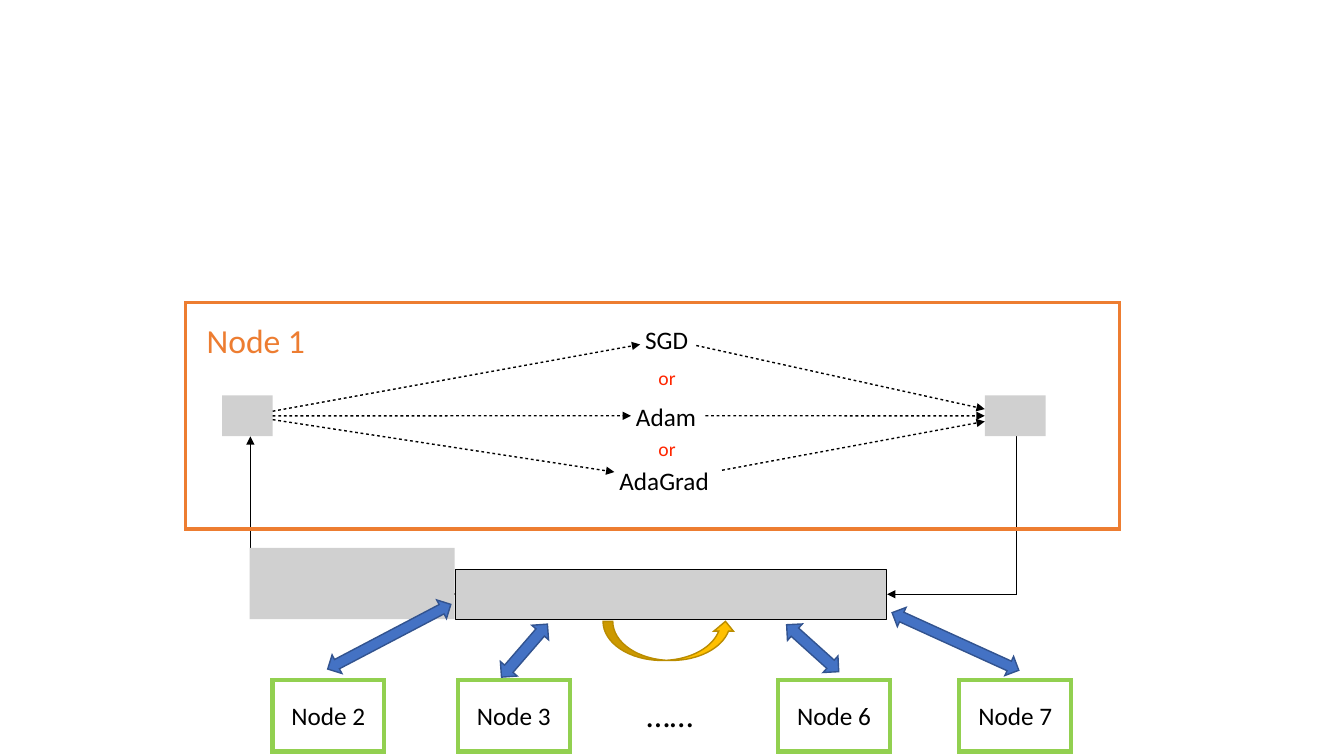
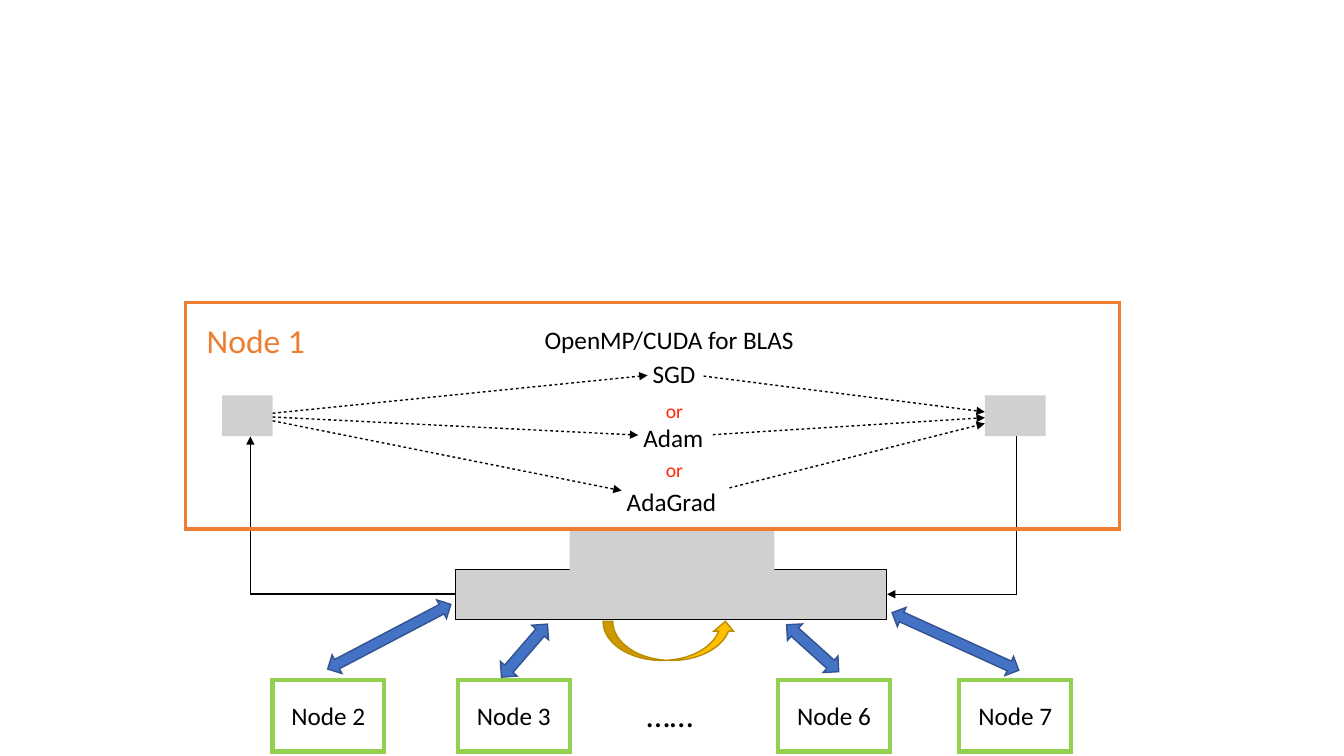
Before and after one commit to jeffrey6557/CS205-Parallel-Computing-Project, a slide deck: slide 1 of other/flow chart_2.pptx. Drawn at 1344x756 pixels with LibreOffice and Linux fonts; fonts in the diff are those of the drawing; grey boxes stand for pictures. Boxes give left, top, right and bottom in pixels: in the first picture for what was removed or moved away, otherwise in the second. Text is boxed around its words. In the diff, an @@ line names an element or a change of style, - is before the commit and + after.

```diff
--- a/other/flow chart_2.pptx
+++ b/other/flow chart_2.pptx
@@ freeform shape removed at [273,345,641,411] @@
@@ text added at [545,331,793,353], 18 pt, text #000000 @@
+OpenMP/CUDA for BLAS
@@ text "SGD": place and size @@
-text "SGD" at [645,332,688,349]
+text "SGD" at [653,366,696,383]
@@ freeform shape: place and size @@
-freeform shape at [273,416,631,416]
+freeform shape at [273,375,648,413]
@@ freeform shape: place and size @@
-freeform shape at [706,416,985,416]
+freeform shape at [704,376,985,412]
@@ freeform shape: place and size @@
-freeform shape at [273,419,615,472]
+freeform shape at [273,417,639,436]
@@ text "Adam": place and size @@
-text "Adam" at [636,408,696,426]
+text "Adam" at [643,429,703,448]
@@ text "or": place and size @@
-text "or" at [658,375,675,385]
+text "or" at [666,408,683,418]
@@ freeform shape: place and size @@
-freeform shape at [722,421,985,470]
+freeform shape at [713,417,985,435]
@@ freeform shape: place and size @@
-freeform shape at [697,346,985,409]
+freeform shape at [273,421,622,491]
@@ freeform shape added at [730,423,985,488], outline #000000 1 pt @@
@@ text "or": place and size @@
-text "or" at [658,446,675,456]
+text "or" at [666,467,683,477]
@@ text "AdaGrad": place and size @@
-text "AdaGrad" at [619,472,708,491]
+text "AdaGrad" at [627,493,716,511]
@@ picture: place and size @@
-picture at [250,548,455,620]
+picture at [570,528,774,600]
```
Also in this commit, not shown: 5 other files.
